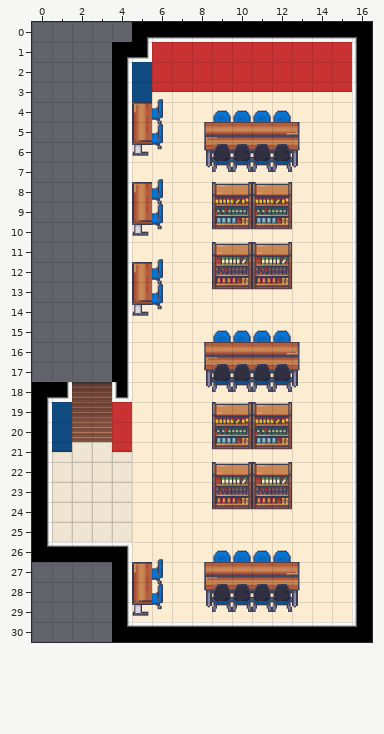
Level history. Tiled map: LCB_Map/data/maps/main_2_upperlibrary.tmx. The first picture shows the starting point.
Cells are 64x64 px. Shown: x 0..16, y 0..30.
And afterwards:
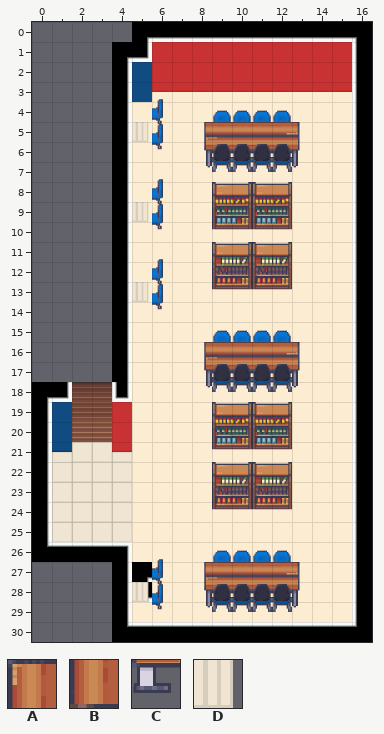
Key: from "LCB_furnishing": A 335, B 373, C 392, D 759.
_ is an empty cell.
Changes in this commit:
Layer "Furnishing":
Tile B becomes tile D in row 5 at x 5; in row 9 at x 5; in row 13 at x 5; in row 28 at x 5.
The author cleared tile A in row 4 at x 5; in row 8 at x 5; in row 12 at x 5; in row 27 at x 5.
The author cleared tile C in row 6 at x 5; in row 10 at x 5; in row 14 at x 5; in row 29 at x 5.
Pixel boxes of the changes (left, top, right, bottom) in both pictures:
changed: (132, 102, 152, 156)
changed: (132, 182, 152, 236)
changed: (132, 262, 152, 316)
changed: (132, 562, 152, 616)
